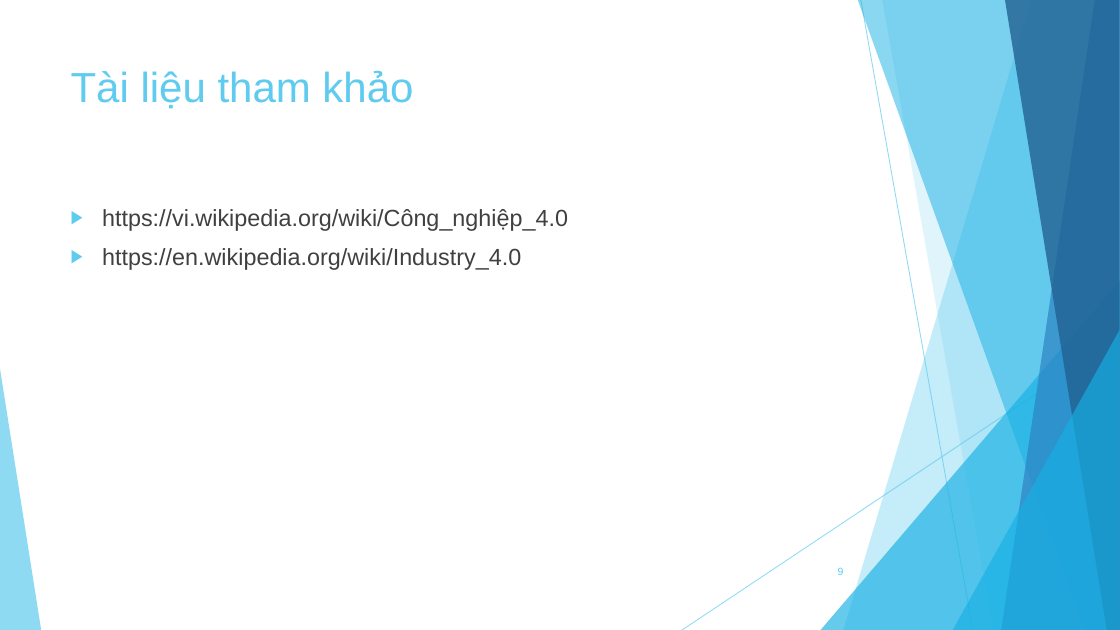
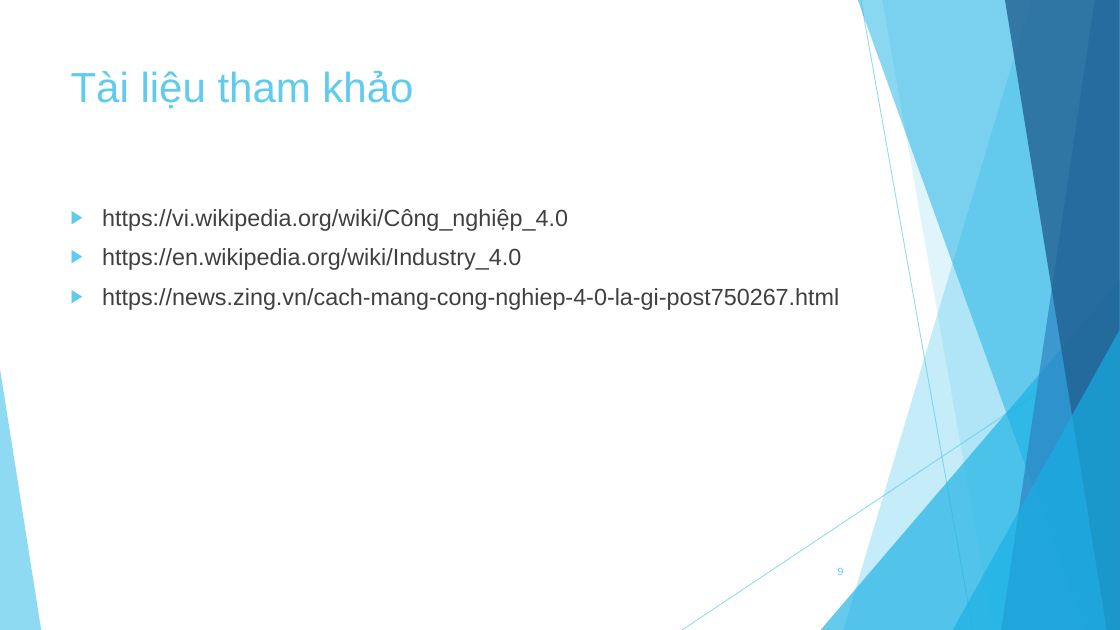
Before and after one commit to knst18ck2/KNST, a slide deck: slide 9 of Báo cáo.pptx. Drawn at 1120x630 pixels with LibreOffice and Linux fonts; fonts in the diff are those of the drawing. Boxes give left, top, right and bottom in pixels: in the first picture for what was removed or moved away, otherwise in the second. Text is boxed around its words. In the diff, an @@ line names an element or a change of style, - is before the commit and + after.

Commit message:
update tai lieu tham khao

```diff
--- a/Báo cáo.pptx
+++ b/Báo cáo.pptx
@@ text at (x1=102, y1=288, x2=839, y2=310): paragraph added @@
+▶ https://news.zing.vn/cach-mang-cong-nghiep-4-0-la-gi-post750267.html
```
Also in this commit, not shown: 1 other slide changed.
